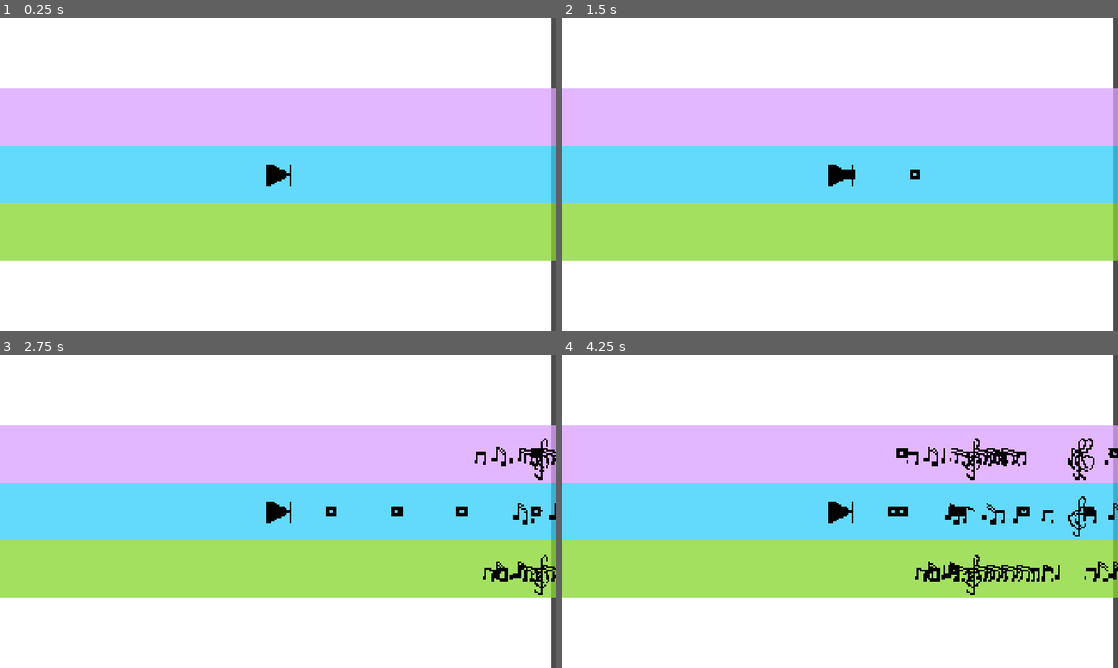
Above: before the commit, frames 1-4 (two rows, left to right).
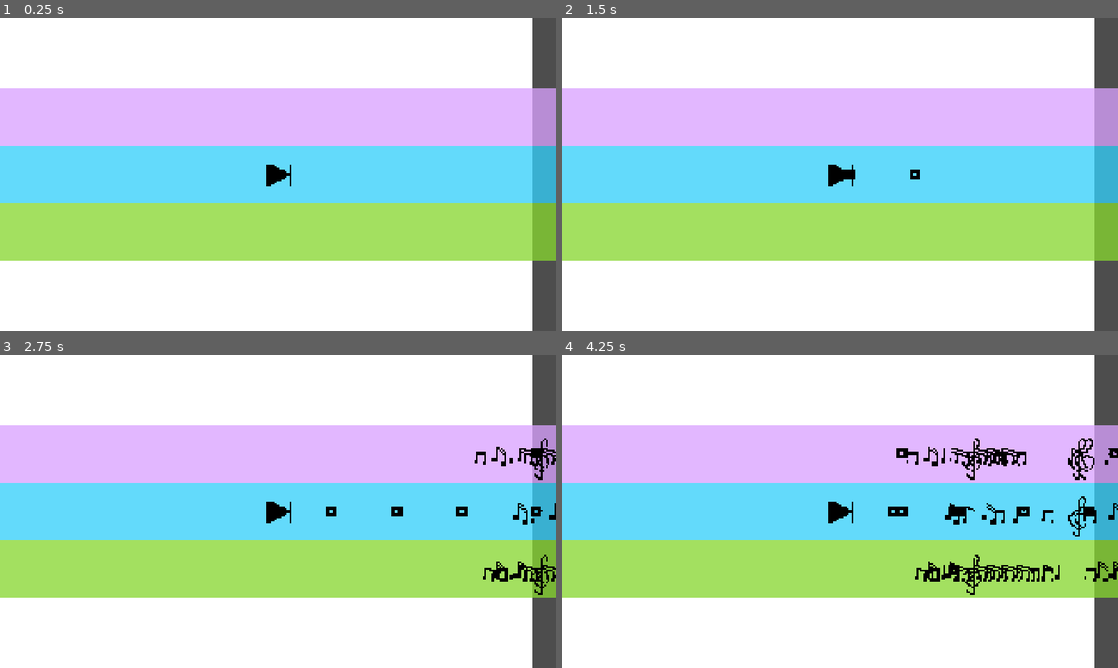
Above: after the commit, the same moments.

Repository: chorwat2137/haven-2026
Game: Godot game, scene res://scenes/main.tscn
The game is run twice, just before and just after one commit, with the same random seed, the same clock (stepped at 60 frames per second) and the same inputs.
Inputs:
- Up to frame 1 (0.25 s): no input
- Up to frame 2 (1.5 s): tap Enter (ui_accept) at 0.5, 0.77 s; hold Right (ui_right) from 0.53 s (still down); tap Space (shoot) at 0.6, 1.35 s
- Up to frame 3 (2.75 s): tap Enter (ui_accept) at 1.52 s; release Right (ui_right) at 2.03 s; hold Left (ui_left) from 2.03 s (still down); tap Space (shoot) at 2.1 s
- Up to frame 4 (4.25 s): release Left (ui_left) at 2.78 s; hold Right (ui_right) from 2.78 s (still down); tap Space (shoot) at 2.85, 3.6 s; tap Enter (ui_accept) at 3.02, 3.77 s

The runs differ from the first frame. In frame 1, 3.4% of the frame differs, in the area x 95-100%, y 0-100%; in frame 2, 3.4%; in frame 3, 3.0%; in frame 4, 3.2%.

Commit message:
Automatic sync

Diff:
--- a/scenes/main.tscn
+++ b/scenes/main.tscn
@@ -49,7 +49,7 @@
 
 [node name="Spectrum" parent="Player/Camera2D2" unique_id=137574055 instance=ExtResource("3_sugp2")]
 z_index = -1
-offset_left = -980.0
+offset_left = -1040.0
 offset_top = -540.0
-offset_right = 940.0
+offset_right = 880.0
 offset_bottom = 540.0
